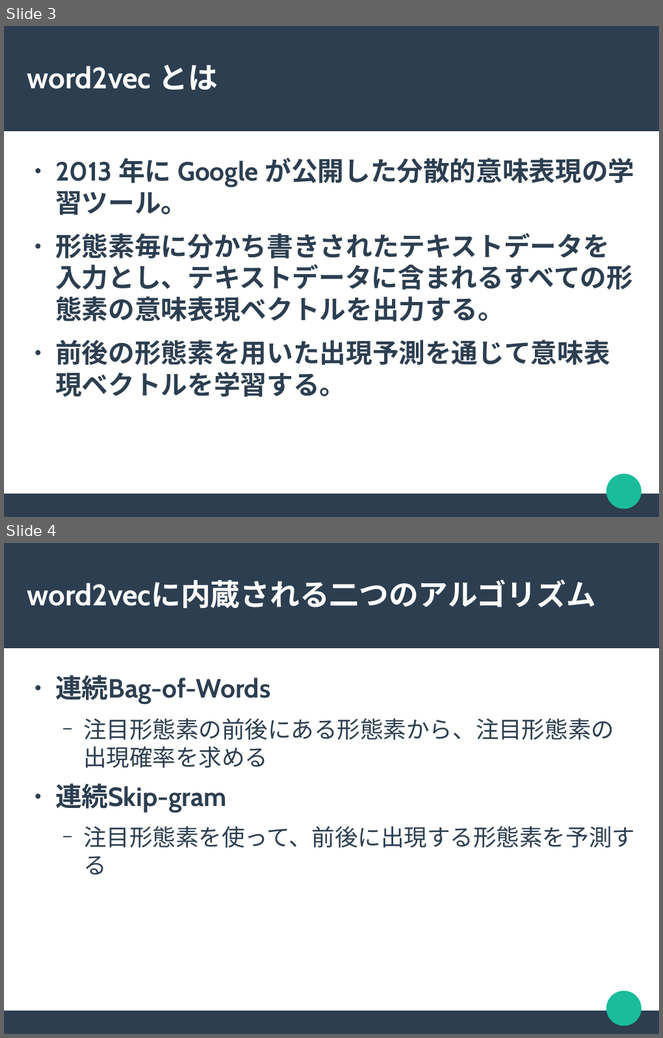
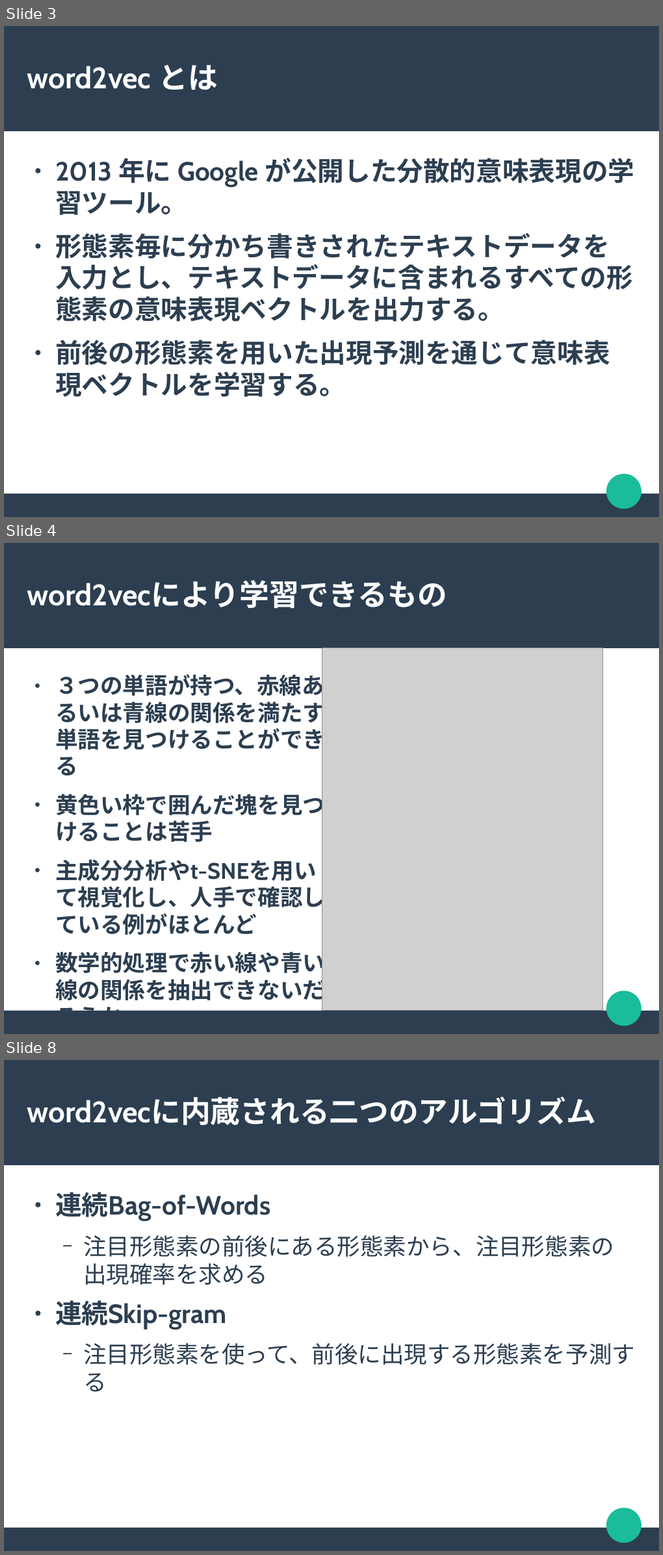
Before and after one commit to chocolaolantan/thesis, a slide deck: note/word2vecにより得たベクトルデータの利用に関する実験.odp. Shown one above the other, each under a label of ours: slides 3 and 4 before the commit, slides 3, 4 and 8 after it; the slides between them are not shown. The pictures are 663x1038 and 663x1555 pixels, drawn with LibreOffice and Linux fonts; fonts in the diff are those of the drawing; grey boxes stand for pictures. Boxes give left, top, right and bottom in pixels: in the first picture for what was removed or moved away, otherwise in the second. Text is boxed around its words. In the diff, an @@ line names an element or a change of style, - is before the commit and + after.

```diff
--- a/note/word2vecにより得たベクトルデータの利用に関する実験.odp
+++ b/note/word2vecにより得たベクトルデータの利用に関する実験.odp
@@ slide 4 added at box(4, 543, 659, 1034), background #FFFFFF; not listed: 3 template elements that a slide beside it also shows @@
@@ title added at box(27, 580, 447, 609), 36 pt, text #FFFFFF, bold @@
+word2vecにより学習できるもの
@@ picture added at box(322, 648, 603, 1011) @@
@@ text added at box(55, 671, 325, 1005), 27.2 pt, text #2C3E50, bold @@
+● ３つの単語が持つ、赤線あるいは青線の関係を満たす単語を見つけることができる
+● 黄色い枠で囲んだ塊を見つけることは苦手
+● 主成分分析やt-SNEを用いて視覚化し、人手で確認している例がほとんど
+● 数学的処理で赤い線や青い線の関係を抽出できないだろうか。
@@ what was slide 4 is now slide 8 @@
```
Also in this commit, not shown: 2 slides changed, 3 other slides added, 7 other files.
